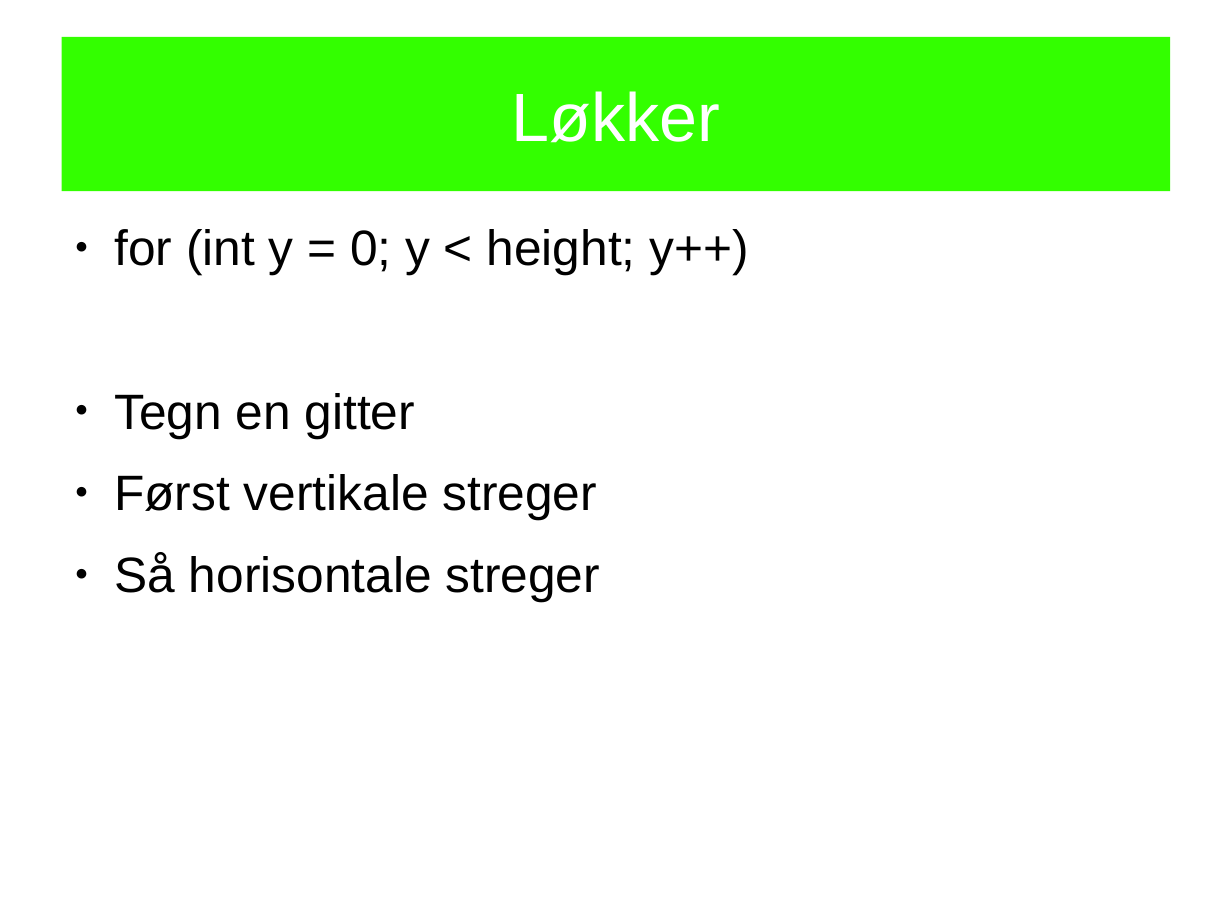
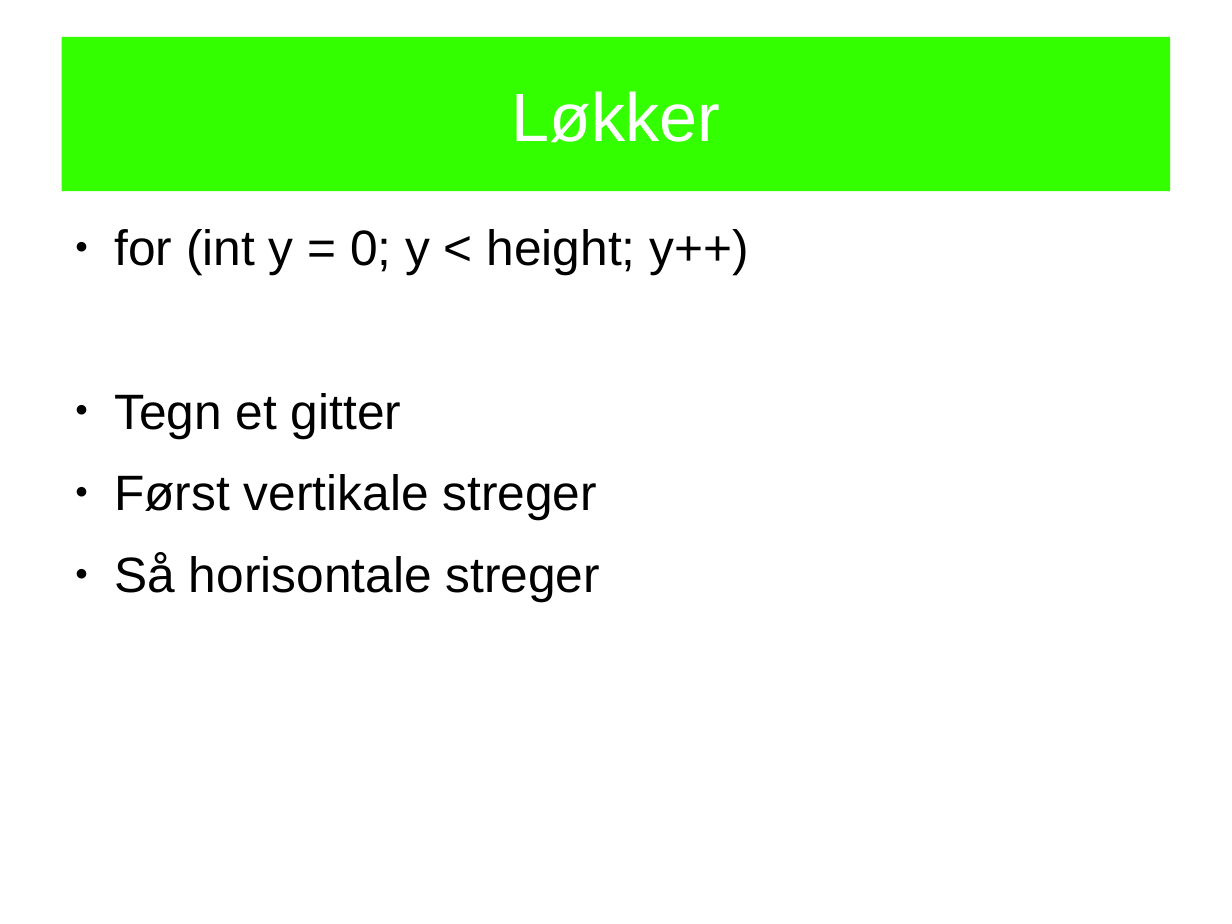
Before and after one commit to openspaceaarhus/Processing-workshops, a slide deck: slide 18 of slides/workshop1/workshop1.odp. Drawn at 1232x924 pixels with LibreOffice and Linux fonts; fonts in the diff are those of the drawing. Boxes give left, top, right and bottom in pixels: in the first picture for what was removed or moved away, otherwise in the second. Text is boxed around its words. In the diff, an @@ line names an element or a change of style, - is before the commit and + after.

```diff
--- a/slides/workshop1/workshop1.odp
+++ b/slides/workshop1/workshop1.odp
@@ text at [114,393,401,438]: text changed @@
-● Tegn en gitter
+● Tegn et gitter
```
Also in this commit, not shown: 6 other slides changed, 1 other file.
